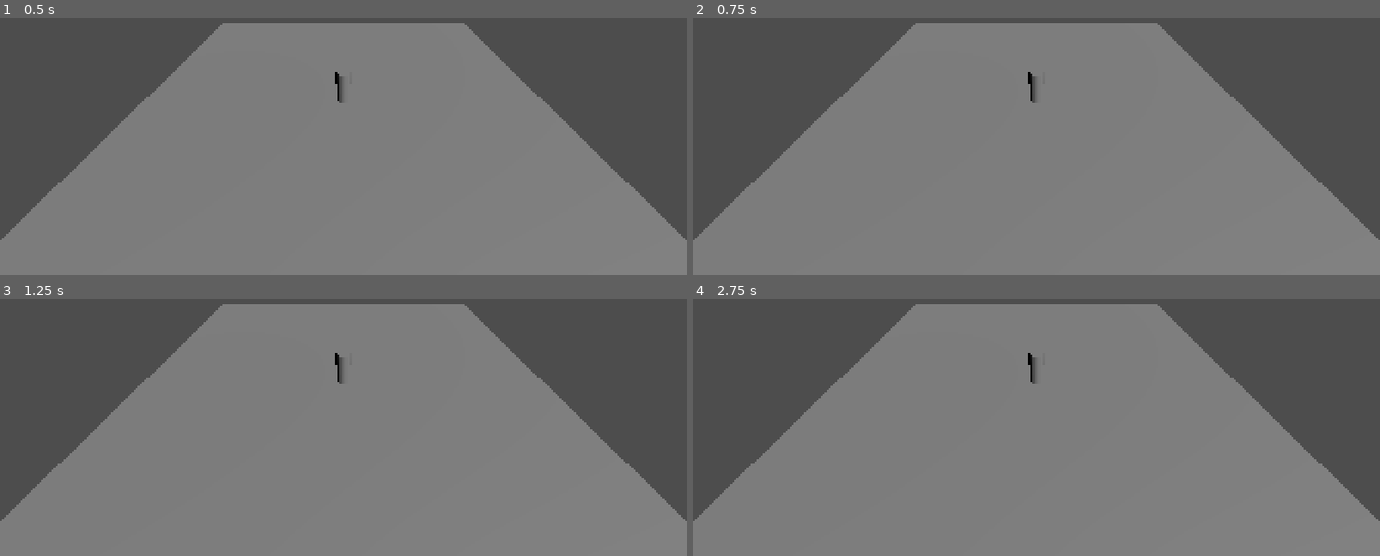
Above: before the commit, frames 1-4 (two rows, left to right).
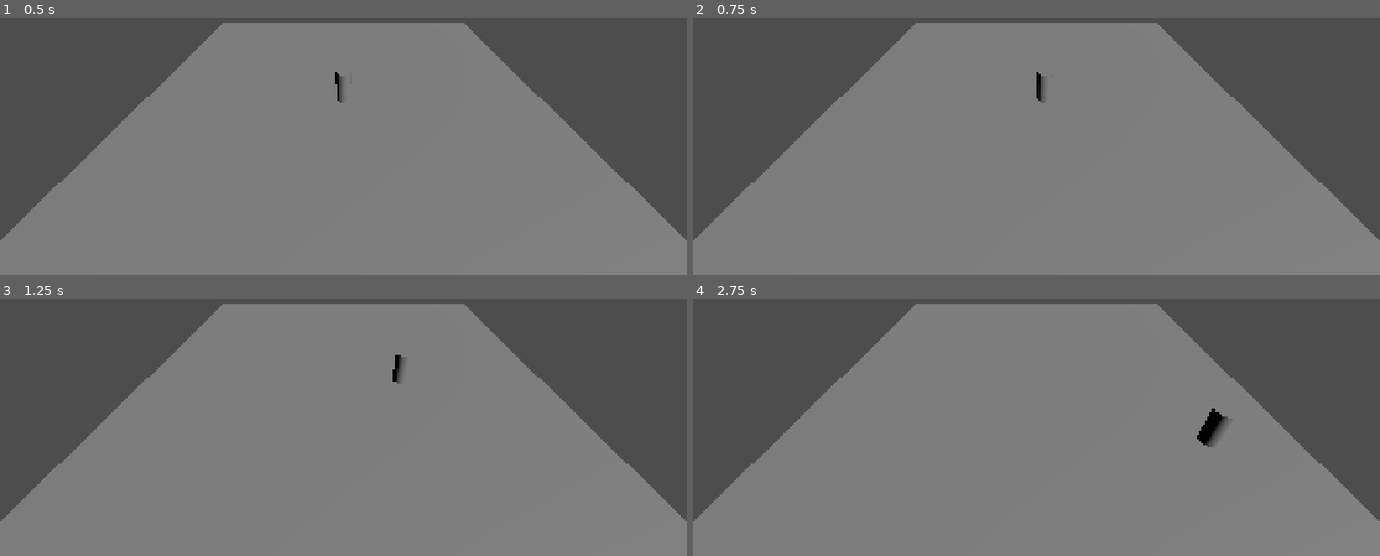
Above: after the commit, the same moments.

Repository: shroomiemies/GodscarCombatLab
Game: Godot game, scene res://scenes/tests/TestArena_Main.tscn
The game is run twice, just before and just after one commit, with the same random seed, the same clock (stepped at 60 frames per second) and the same inputs.
Inputs:
- Up to frame 1 (0.5 s): no input
- Up to frame 2 (0.75 s): tap Enter at 0.5 s; hold D (move_right, bound only after the commit) from 0.53 s (still down)
- Up to frame 3 (1.25 s): keep holding D (move_right, bound only after the commit)
- Up to frame 4 (2.75 s): release D (move_right, bound only after the commit) at 1.28 s; hold S (move_back, bound only after the commit) 1.28-2.03 s; hold D (move_right, bound only after the commit) from 2.03 s (still down)

Frame 1 is identical in both runs. In frame 2, 0.2% of the frame differs, in the area x 48-52%, y 21-33%; in frame 3, 0.2%; in frame 4, 0.5%, in the area x 48-79%, y 21-58%.

Commit message:
Add basic player movement with movement frame abstraction

Diff:
--- a/project.godot
+++ b/project.godot
@@ -22,6 +22,69 @@
 window/size/mode=2
 window/stretch/mode="canvas_items"
 
+[input]
+
+move_forward={
+"deadzone": 0.2,
+"events": [Object(InputEventKey,"resource_local_to_scene":false,"resource_name":"","device":0,"window_id":0,"alt_pressed":false,"shift_pressed":false,"ctrl_pressed":false,"meta_pressed":false,"pressed":false,"keycode":0,"physical_keycode":87,"key_label":0,"unicode":0,"location":0,"echo":false,"script":null)
+]
+}
+move_back={
+"deadzone": 0.2,
+"events": [Object(InputEventKey,"resource_local_to_scene":false,"resource_name":"","device":0,"window_id":0,"alt_pressed":false,"shift_pressed":false,"ctrl_pressed":false,"meta_pressed":false,"pressed":false,"keycode":0,"physical_keycode":83,"key_label":0,"unicode":0,"location":0,"echo":false,"script":null)
+]
+}
+move_left={
+"deadzone": 0.2,
+"events": [Object(InputEventKey,"resource_local_to_scene":false,"resource_name":"","device":0,"window_id":0,"alt_pressed":false,"shift_pressed":false,"ctrl_pressed":false,"meta_pressed":false,"pressed":false,"keycode":0,"physical_keycode":65,"key_label":0,"unicode":0,"location":0,"echo":false,"script":null)
+]
+}
+move_right={
+"deadzone": 0.2,
+"events": [Object(InputEventKey,"resource_local_to_scene":false,"resource_name":"","device":0,"window_id":0,"alt_pressed":false,"shift_pressed":false,"ctrl_pressed":false,"meta_pressed":false,"pressed":false,"keycode":0,"physical_keycode":68,"key_label":0,"unicode":0,"location":0,"echo":false,"script":null)
+]
+}
+jump={
+"deadzone": 0.2,
+"events": [Object(InputEventKey,"resource_local_to_scene":false,"resource_name":"","device":0,"window_id":0,"alt_pressed":false,"shift_pressed":false,"ctrl_pressed":false,"meta_pressed":false,"pressed":false,"keycode":0,"physical_keycode":32,"key_label":0,"unicode":0,"location":0,"echo":false,"script":null)
+]
+}
+dodge={
+"deadzone": 0.2,
+"events": [Object(InputEventKey,"resource_local_to_scene":false,"resource_name":"","device":-1,"window_id":0,"alt_pressed":false,"shift_pressed":false,"ctrl_pressed":false,"meta_pressed":false,"pressed":false,"keycode":0,"physical_keycode":4194326,"key_label":0,"unicode":0,"location":0,"echo":false,"script":null)
+]
+}
+lock_on={
+"deadzone": 0.2,
+"events": [Object(InputEventKey,"resource_local_to_scene":false,"resource_name":"","device":-1,"window_id":0,"alt_pressed":false,"shift_pressed":false,"ctrl_pressed":false,"meta_pressed":false,"pressed":false,"keycode":0,"physical_keycode":4194306,"key_label":0,"unicode":0,"location":0,"echo":false,"script":null)
+]
+}
+debug_toggle={
+"deadzone": 0.2,
+"events": [Object(InputEventKey,"resource_local_to_scene":false,"resource_name":"","device":-1,"window_id":0,"alt_pressed":false,"shift_pressed":false,"ctrl_pressed":false,"meta_pressed":false,"pressed":false,"keycode":0,"physical_keycode":4194332,"key_label":0,"unicode":0,"location":0,"echo":false,"script":null)
+]
+}
+debug_hitboxes={
+"deadzone": 0.2,
+"events": [Object(InputEventKey,"resource_local_to_scene":false,"resource_name":"","device":-1,"window_id":0,"alt_pressed":false,"shift_pressed":false,"ctrl_pressed":false,"meta_pressed":false,"pressed":false,"keycode":0,"physical_keycode":4194333,"key_label":0,"unicode":0,"location":0,"echo":false,"script":null)
+]
+}
+reset_arena={
+"deadzone": 0.2,
+"events": [Object(InputEventKey,"resource_local_to_scene":false,"resource_name":"","device":-1,"window_id":0,"alt_pressed":false,"shift_pressed":false,"ctrl_pressed":false,"meta_pressed":false,"pressed":false,"keycode":0,"physical_keycode":82,"key_label":0,"unicode":114,"location":0,"echo":false,"script":null)
+]
+}
+attack_main={
+"deadzone": 0.2,
+"events": [Object(InputEventMouseButton,"resource_local_to_scene":false,"resource_name":"","device":-1,"window_id":0,"alt_pressed":false,"shift_pressed":false,"ctrl_pressed":false,"meta_pressed":false,"button_mask":1,"position":Vector2(295, 19),"global_position":Vector2(304, 67),"factor":1.0,"button_index":1,"canceled":false,"pressed":true,"double_click":false,"script":null)
+]
+}
+attack_offhand={
+"deadzone": 0.2,
+"events": [Object(InputEventMouseButton,"resource_local_to_scene":false,"resource_name":"","device":-1,"window_id":0,"alt_pressed":false,"shift_pressed":false,"ctrl_pressed":false,"meta_pressed":false,"button_mask":4,"position":Vector2(258, 26),"global_position":Vector2(267, 74),"factor":1.0,"button_index":3,"canceled":false,"pressed":true,"double_click":false,"script":null)
+]
+}
+
 [physics]
 
 3d/physics_engine="Jolt Physics"
--- a/scenes/tests/TestArena_Main.tscn
+++ b/scenes/tests/TestArena_Main.tscn
@@ -1,6 +1,7 @@
 [gd_scene format=3 uid="uid://66rxq32kmv15"]
 
 [ext_resource type="PackedScene" uid="uid://cet42dhxvxoit" path="res://scenes/actors/player/Player.tscn" id="1_4n1cq"]
+[ext_resource type="Script" uid="uid://dawleowx5jiei" path="res://scripts/actor/Player.gd" id="2_vy3pw"]
 
 [sub_resource type="BoxShape3D" id="BoxShape3D_vy3pw"]
 
@@ -30,3 +31,4 @@
 current = true
 
 [node name="Player" parent="." unique_id=1989459081 instance=ExtResource("1_4n1cq")]
+script = ExtResource("2_vy3pw")
--- /dev/null
+++ b/scripts/actor/Player.gd
@@ -0,0 +1,47 @@
+class_name Player
+extends CharacterBody3D
+
+@export var move_speed: float = 5.0
+@export var acceleration: float = 18.0
+@export var gravity: float = 24.0
+
+var movement_frame: MovementFrame
+
+# Called when the node enters the scene tree for the first time.
+func _ready() -> void:
+	movement_frame = MovementFrame.world()
+
+func _physics_process(delta: float) -> void:
+	_update_movement_frame()
+	_apply_player_movement(delta)
+	move_and_slide()
+
+func _update_movement_frame() -> void:
+	# For now, the player uses normal world space.
+	# Later, this will be replaced by a platform/deck-aware frame provider.
+	movement_frame = MovementFrame.world()
+
+func _apply_player_movement(delta: float) -> void:
+	var input_vector := Input.get_vector(
+		"move_left",
+		"move_right",
+		"move_forward",
+		"move_back"
+	)
+
+	var local_move := Vector3(input_vector.x,0,input_vector.y)
+
+	if local_move.length() > 1.0:
+		local_move.normalized()
+
+	var world_move := movement_frame.local_direction_to_world(local_move)
+	var desired_horizontal_velocity := world_move * move_speed
+
+	velocity.x = move_toward(velocity.x, desired_horizontal_velocity.x, acceleration * delta)
+	velocity.z = move_toward(velocity.z, desired_horizontal_velocity.z, acceleration * delta)
+
+	if not is_on_floor():
+		velocity.y -= gravity * delta
+	else:
+		if velocity.y < 0.0:
+			velocity.y = 0.0
--- /dev/null
+++ b/scripts/movement/MovementFrame.gd
@@ -0,0 +1,28 @@
+class_name MovementFrame
+extends RefCounted
+
+var origin: Vector3 = Vector3.ZERO
+var basis: Basis = Basis.IDENTITY
+var up: Vector3 = Vector3.UP
+var linear_velocity: Vector3 = Vector3.ZERO
+var angular_velocity: Vector3 = Vector3.ZERO
+
+# Called when the node enters the scene tree for the first time.
+func _ready() -> void:
+	pass # Replace with function body.
+
+
+static func world() -> MovementFrame:
+	var frame := MovementFrame.new()
+	frame.origin = Vector3.ZERO
+	frame.basis = Basis.IDENTITY
+	frame.up = Vector3.UP
+	frame.linear_velocity = Vector3.ZERO
+	frame.angular_velocity = Vector3.ZERO
+	return frame
+
+func local_direction_to_world(local_direction: Vector3) -> Vector3:
+	return basis * local_direction
+
+func world_direction_to_local(world_direction: Vector3) -> Vector3:
+	return basis.inverse() * world_direction
Not shown, added: scripts/actor/Player.gd.uid
Not shown, added: scripts/movement/MovementFrame.gd.uid
